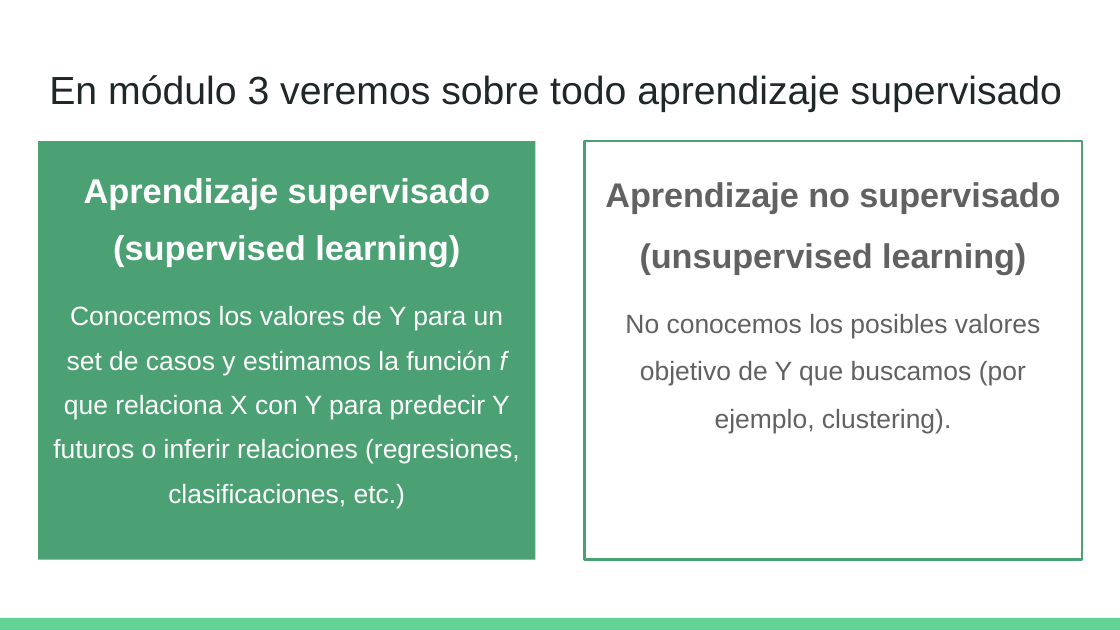
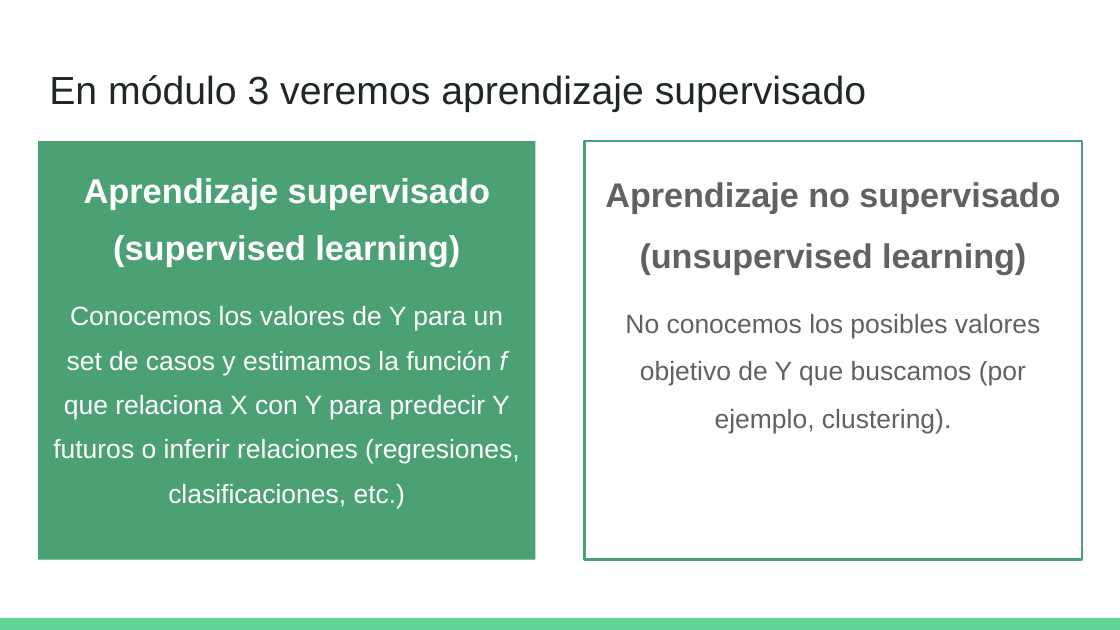
Before and after one commit to DCSCyHD/2023_modulo_3, a slide deck: slide 19 of clase1/teorica_1.pptx. Drawn at 1120x630 pixels with LibreOffice and Linux fonts; fonts in the diff are those of the drawing. Boxes give left, top, right and bottom in pixels: in the first picture for what was removed or moved away, otherwise in the second. Text is boxed around its words. In the diff, an @@ line names an element or a change of style, - is before the commit and + after.

```diff
--- a/clase1/teorica_1.pptx
+++ b/clase1/teorica_1.pptx
@@ title at [49, 75, 866, 112]: text changed @@
-En módulo 3 veremos sobre todo aprendizaje supervisado
+En módulo 3 veremos aprendizaje supervisado
```
Also in this commit, not shown: 3 other slides changed.
